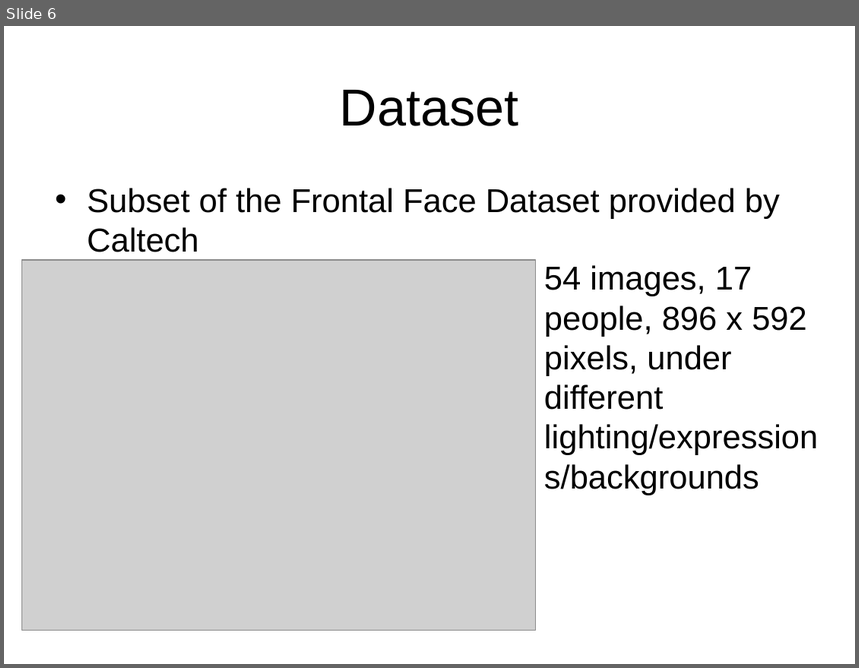
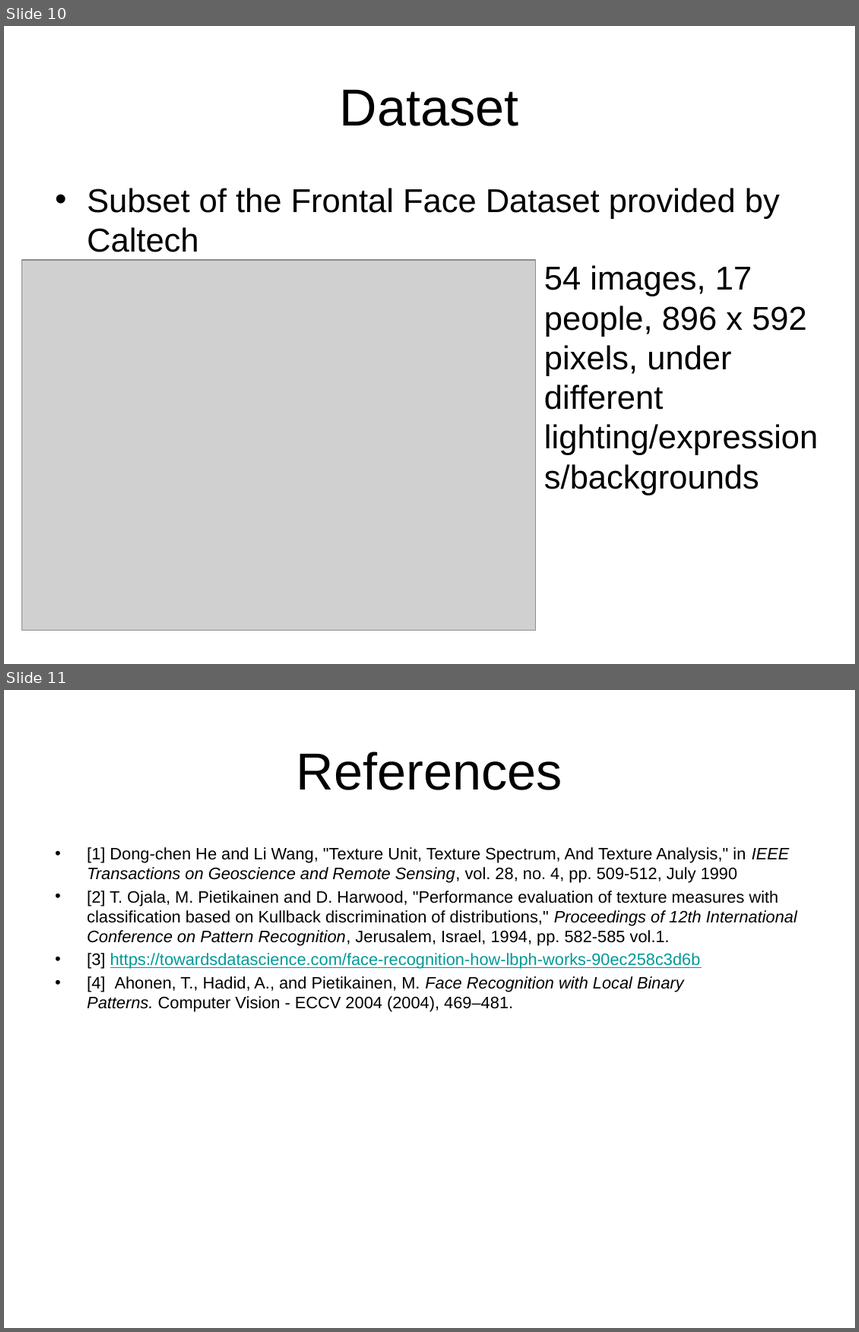
Before and after one commit to StefanSebastian/ImageProcessing, a slide deck: LBPFaceRecognition/Presentation.pptx. Shown one above the other, each under a label of ours: slide 6 before the commit, slides 10 and 11 after it. The pictures are 859x668 and 859x1332 pixels, drawn with LibreOffice and Linux fonts; fonts in the diff are those of the drawing; grey boxes stand for pictures; background and template pictures are left out. Boxes give left, top, right and bottom in pixels: in the first picture for what was removed or moved away, otherwise in the second. Text is boxed around its words. In the diff, an @@ line names an element or a change of style, - is before the commit and + after.

```diff
--- a/LBPFaceRecognition/Presentation.pptx
+++ b/LBPFaceRecognition/Presentation.pptx
@@ slide 11 added at box(4, 690, 855, 1328), background picture (left out) @@
@@ title added at box(297, 752, 563, 790), 44 pt, text #000000 @@
+References
@@ text added at box(87, 847, 797, 1012), 14 pt, text #000000 @@
+• [1] Dong-chen He and Li Wang, "Texture Unit, Texture Spectrum, And Texture Analysis," in IEEE Transactions on Geoscience and Remote Sensing, vol. 28, no. 4, pp. 509-512, July 1990
+• [2] T. Ojala, M. Pietikainen and D. Harwood, "Performance evaluation of texture measures with classification based on Kullback discrimination of distributions," Proceedings of 12th International Conference on Pattern Recognition, Jerusalem, Israel, 1994, pp. 582-585 vol.1.
+• [3] https://towardsdatascience.com/face-recognition-how-lbph-works-90ec258c3d6b
+• [4] Ahonen, T., Hadid, A., and Pietikainen, M. Face Recognition with Local Binary Patterns. Computer Vision - ECCV 2004 (2004), 469–481.
@@ what was slide 6 is now slide 10 @@
```
Also in this commit, not shown: 1 slide changed, 4 other slides added, 8 other files.
